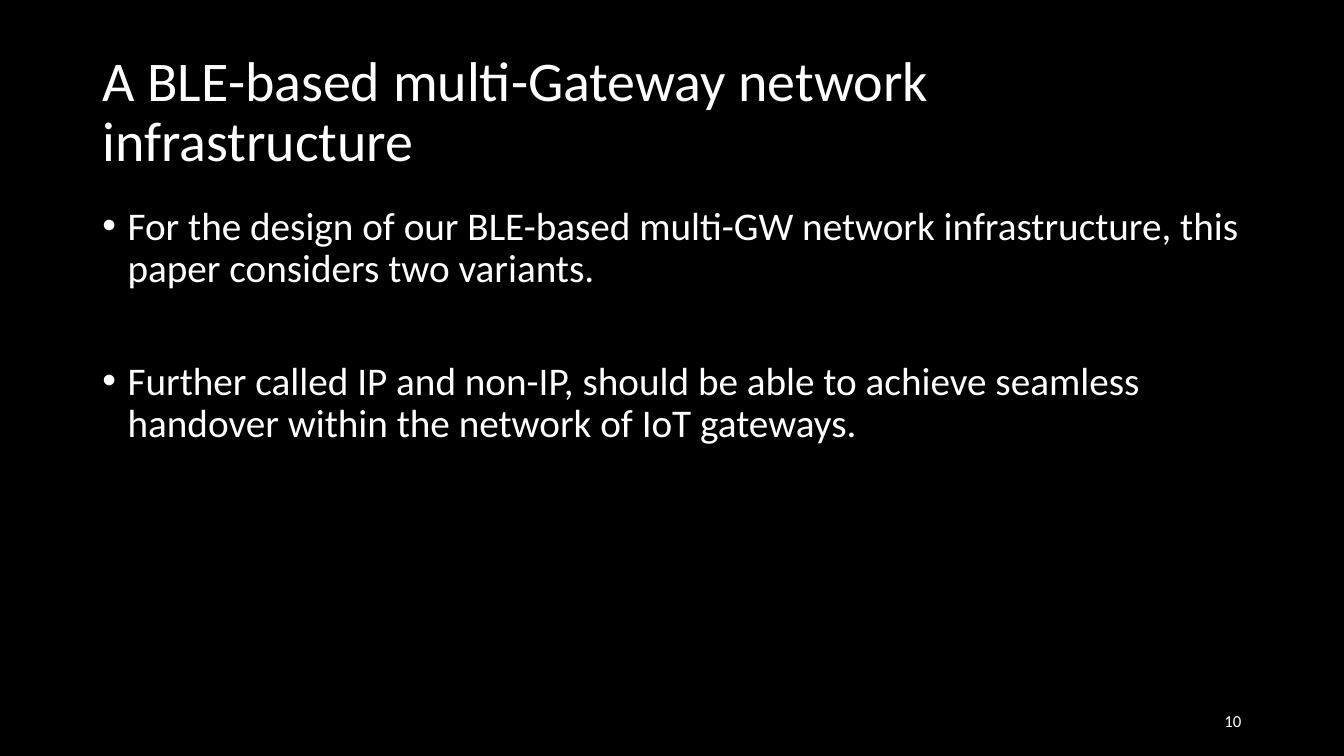
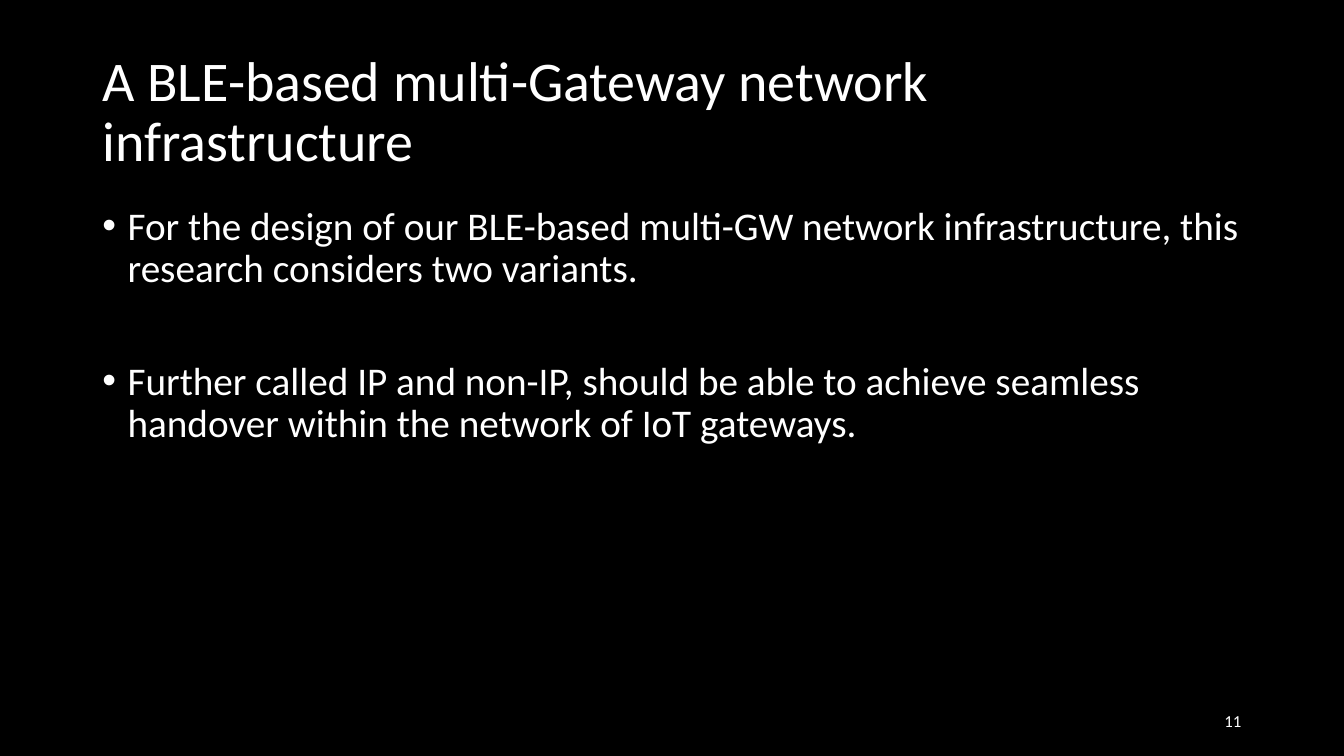
Before and after one commit to EKOISMYLOVE/NTUT_GM_PPT, a slide deck: slide 11 of A BLE-based multi-gateway network infrastructure with handover support for mobile BLE peripherals.pptx (slide 10 before the commit). Drawn at 1344x756 pixels with LibreOffice and Linux fonts; fonts in the diff are those of the drawing. Boxes give left, top, right and bottom in pixels: in the first picture for what was removed or moved away, otherwise in the second. Text is boxed around its words. In the diff, an @@ line names an element or a change of style, - is before the commit and + after.

```diff
--- a/A BLE-based multi-gateway network infrastructure with handover support for mobile BLE peripherals.pptx
+++ b/A BLE-based multi-gateway network infrastructure with handover support for mobile BLE peripherals.pptx
@@ text at [128,212,1238,283]: text changed @@
-• For the design of our BLE-based multi-GW network infrastructure, this paper considers two variants.
+• For the design of our BLE-based multi-GW network infrastructure, this research considers two variants.
@@ page number at [1224,716,1241,727]: text changed @@
-10
+11
```
Also in this commit, not shown: 7 other slides changed, 1 slide added.
